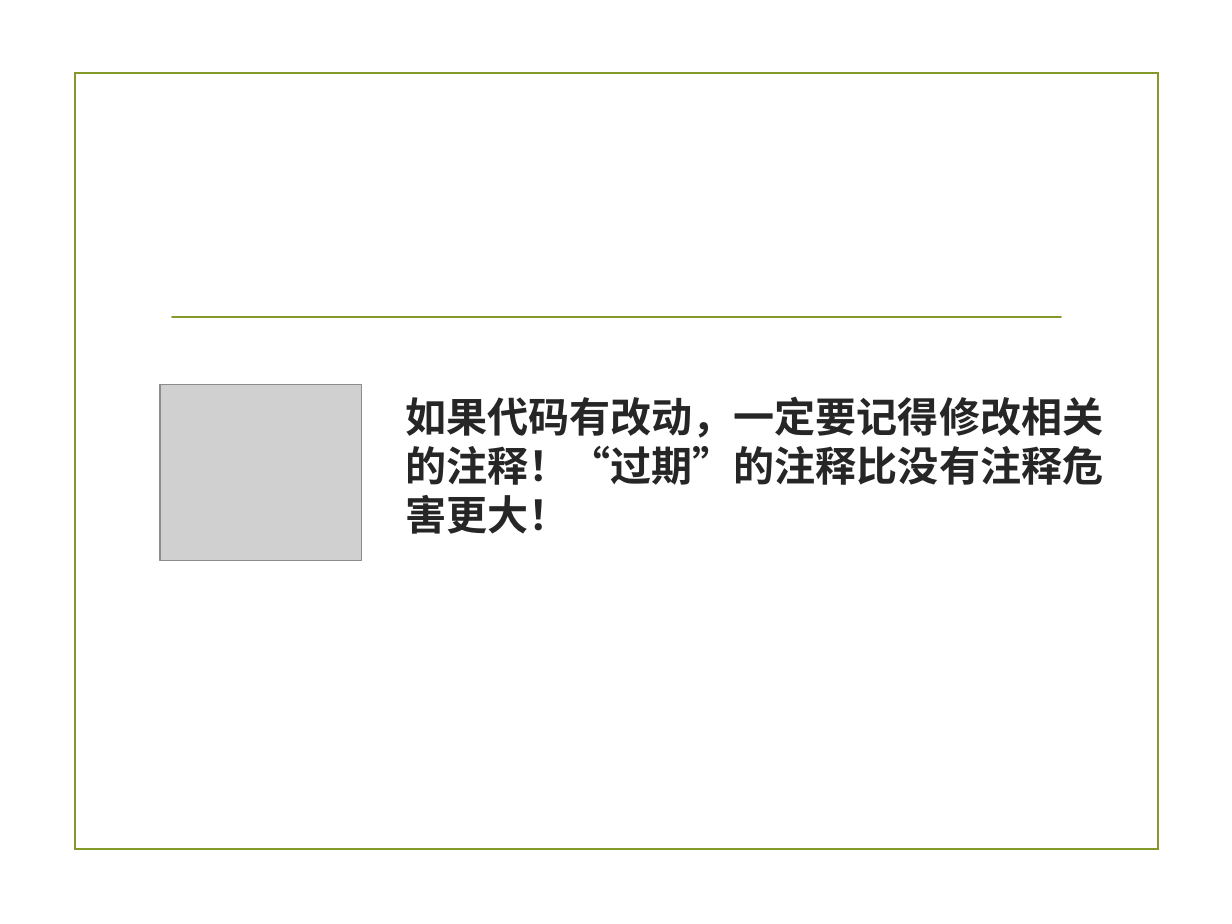
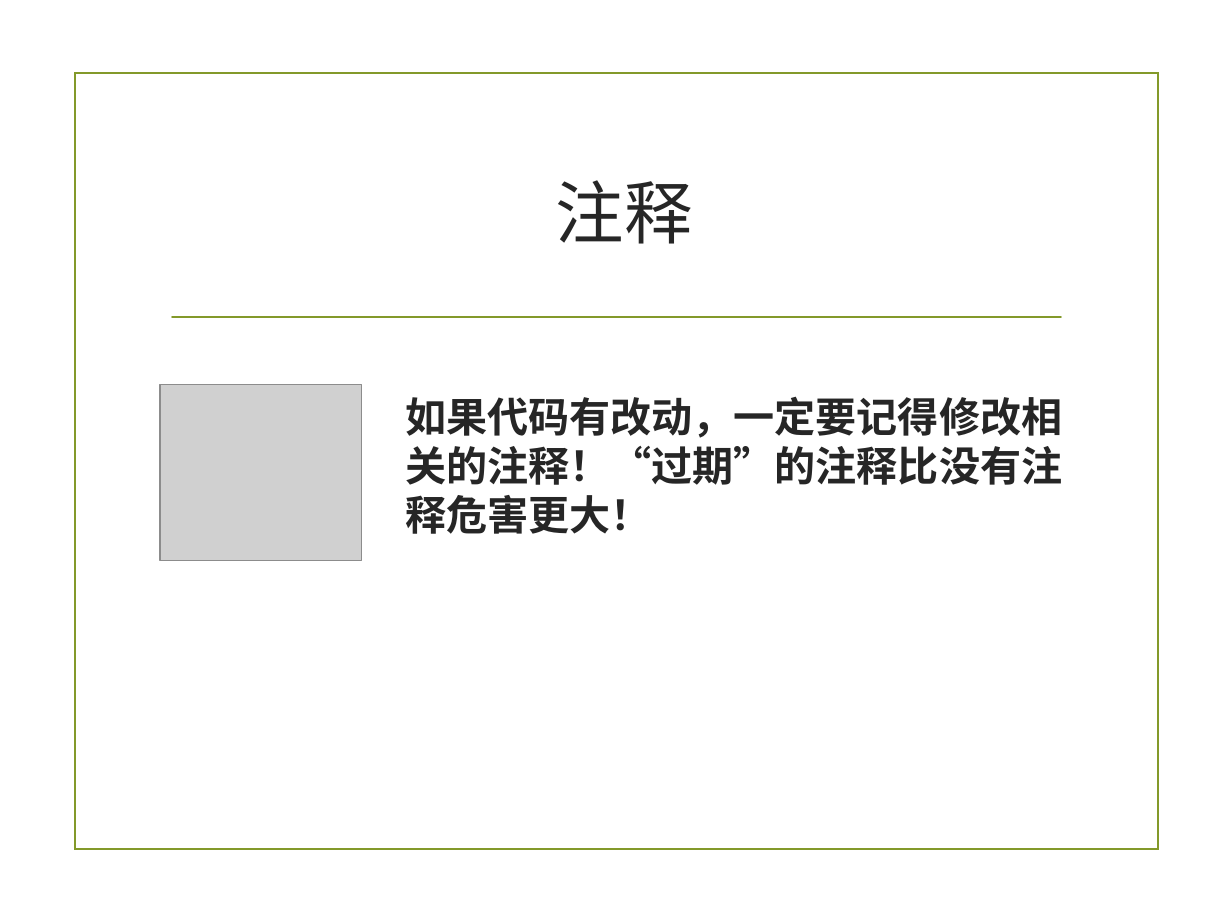
Before and after one commit to zuoshenghuang/curriculum, a slide deck: slide 30 of software/Ch_3_rules_demo.pptx (slide 29 before the commit). Drawn at 1232x924 pixels with LibreOffice and Linux fonts; fonts in the diff are those of the drawing; grey boxes stand for pictures; background and template pictures are left out. Boxes give left, top, right and bottom in pixels: in the first picture for what was removed or moved away, otherwise in the second. Text is boxed around its words. In the diff, an @@ line names an element or a change of style, - is before the commit and + after.

```diff
--- a/software/Ch_3_rules_demo.pptx
+++ b/software/Ch_3_rules_demo.pptx
@@ title added at <box>556,180,693,244</box>, 40 pt, text #262626 @@
+注释
@@ text "如果代码有改动，一定要记得修改相关的注释！“过期”的注释比没有注释危害更大！" at <box>405,396,1062,534</box>: font Times New Roman to Noto Sans CJK SC @@
```
Also in this commit, not shown: 22 other slides changed, 3 slides added, 2 slides removed, 5 other files.
